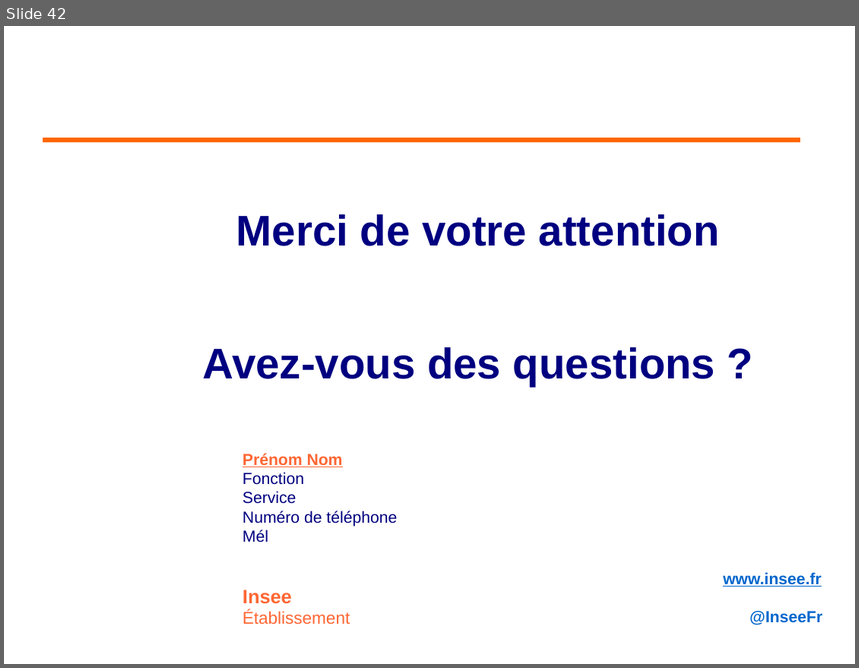
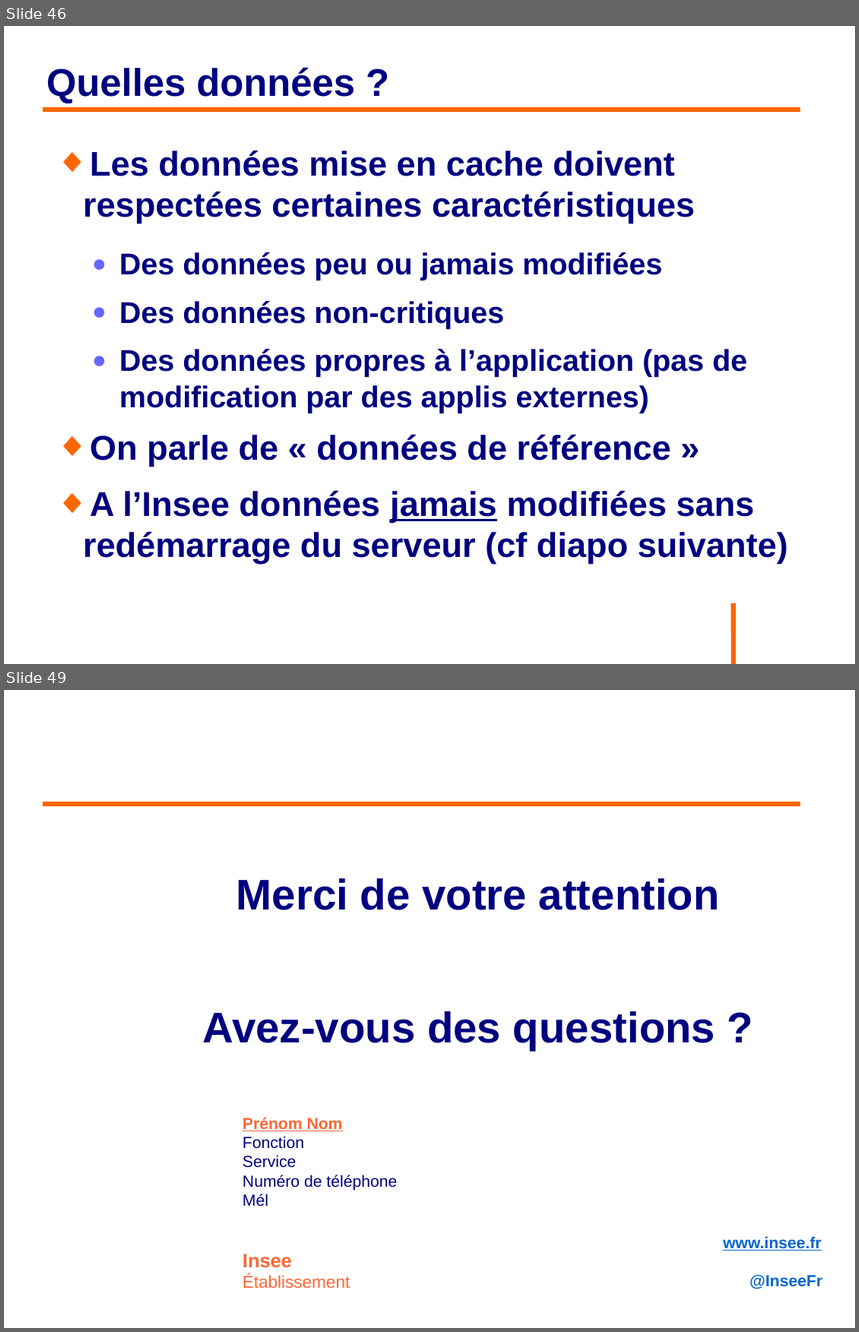
Before and after one commit to philphils/formation-hibernate-avancee, a slide deck: Documentation/diapo_formation_hibernate_avancee.odp. Shown one above the other, each under a label of ours: slide 42 before the commit, slides 46 and 49 after it; the slides between them are not shown. The pictures are 859x668 and 859x1332 pixels, drawn with LibreOffice and Linux fonts; fonts in the diff are those of the drawing; background and template pictures are left out. Boxes give left, top, right and bottom in pixels: in the first picture for what was removed or moved away, otherwise in the second. Text is boxed around its words. In the diff, an @@ line names an element or a change of style, - is before the commit and + after.

Commit message:
Avancement diapo 2nd level cache

```diff
--- a/Documentation/diapo_formation_hibernate_avancee.odp
+++ b/Documentation/diapo_formation_hibernate_avancee.odp
@@ slide 46 added at (x1=4, y1=26, x2=855, y2=664), background #FFFFFF @@
@@ title added at (x1=47, y1=67, x2=355, y2=104), 36 pt, text #000080, bold @@
+Quelles données ?
@@ line added from (43, 110) to (801, 110), #FF6600 4.54 pt @@
@@ text added at (x1=83, y1=151, x2=788, y2=564), 32 pt, text #000080, bold @@
+◆ Les données mise en cache doivent respectées certaines caractéristiques
+  ● Des données peu ou jamais modifiées
+  ● Des données non-critiques
+  ● Des données propres à l’application (pas de modification par des applis externes)
+◆ On parle de « données de référence »
+◆ A l’Insee données jamais modifiées sans redémarrage du serveur (cf diapo suivante)
@@ line added from (734, 604) to (734, 664), #FF6600 4.54 pt @@
@@ what was slide 42 is now slide 49 @@
```
Also in this commit, not shown: 6 other slides added.
